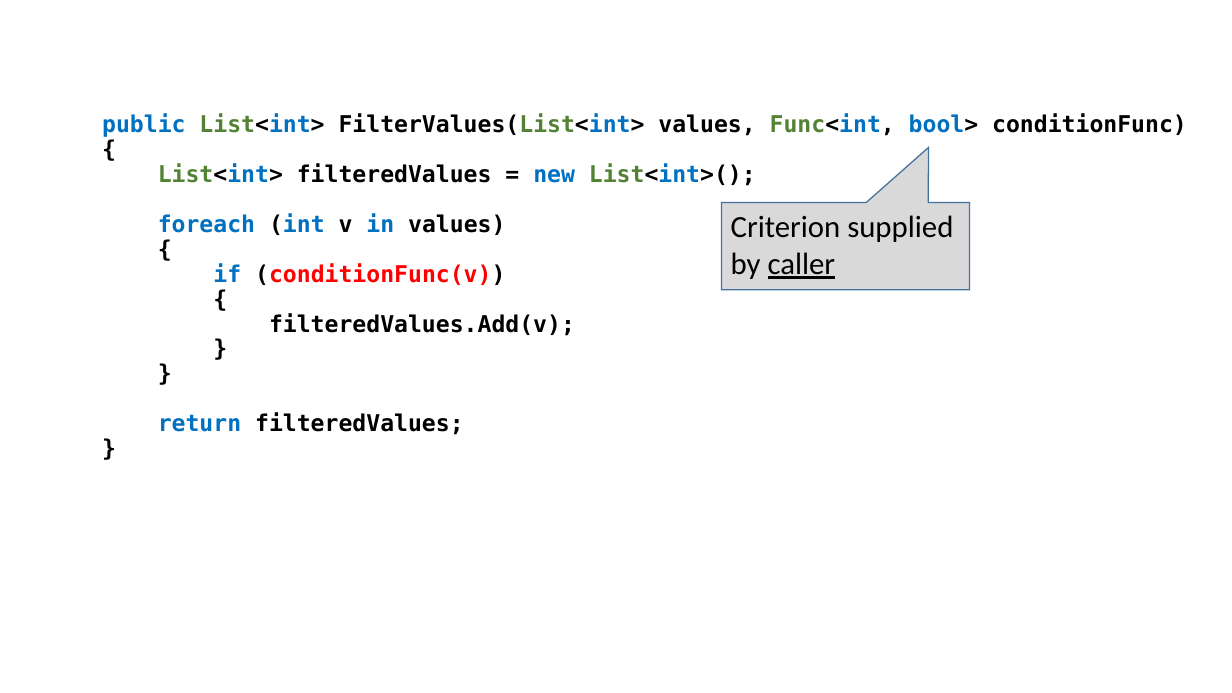
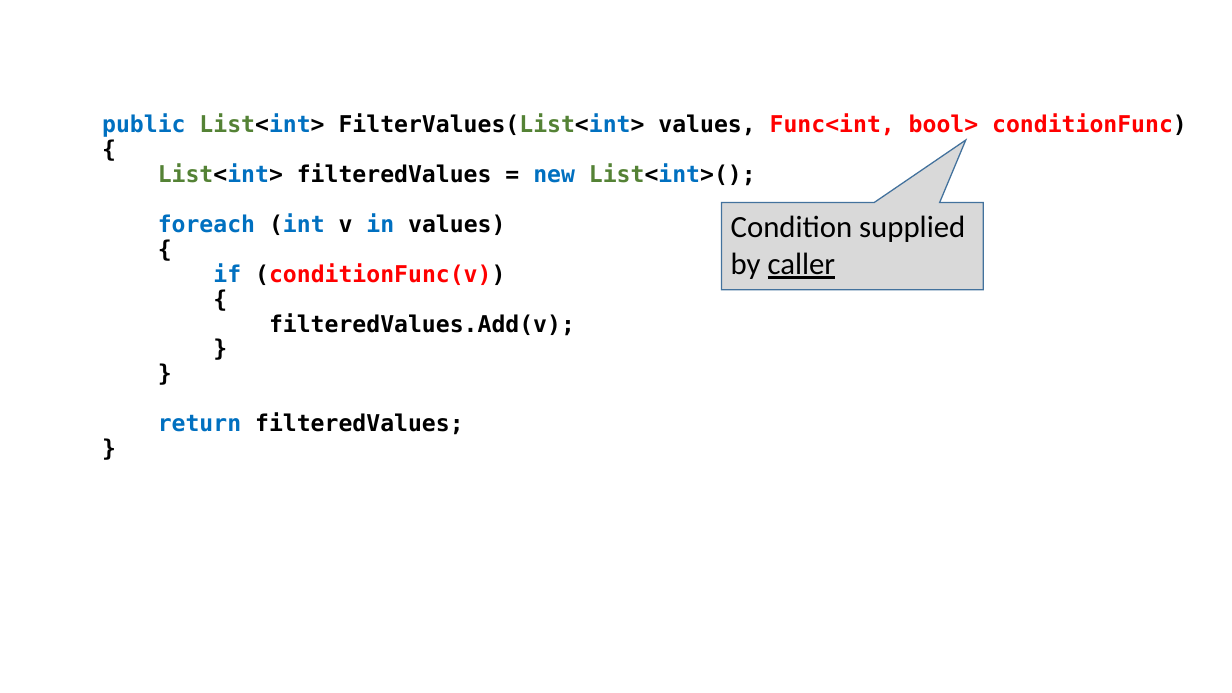
Before and after one commit to perl-easj/OOProg, a slide deck: slide 14 of Chap/OOProg02/Presentations/FuncAsParam.pptx. Drawn at 1232x693 pixels with LibreOffice and Linux fonts; fonts in the diff are those of the drawing. Boxes give left, top, right and bottom in pixels: in the first picture for what was removed or moved away, otherwise in the second. Text is boxed around its words. In the diff, an @@ line names an element or a change of style, - is before the commit and + after.

```diff
--- a/Chap/OOProg02/Presentations/FuncAsParam.pptx
+++ b/Chap/OOProg02/Presentations/FuncAsParam.pptx
@@ text at [102,113,1187,137]: text colour #548235 to #FF0000 in "Func<int,"; text colour #000000 to #FF0000 in "Func<int, bool> conditionFunc)"; text colour #0070C0 to #FF0000 in "Func<int, bool>" @@
@@ speech box "Condition supplied by caller": place and size @@
-speech box "Condition supplied by caller" at [722,202,970,289]
+speech box "Condition supplied by caller" at [722,202,983,289]
@@ speech box "Condition supplied by caller" at [722,202,983,289]: proportions changed @@
@@ text in speech box at [731,215,965,279]: text changed @@
-Criterion supplied by caller
+Condition supplied by caller
```
Also in this commit, not shown: 4 other slides changed, 2 slides added, 5 other files.
